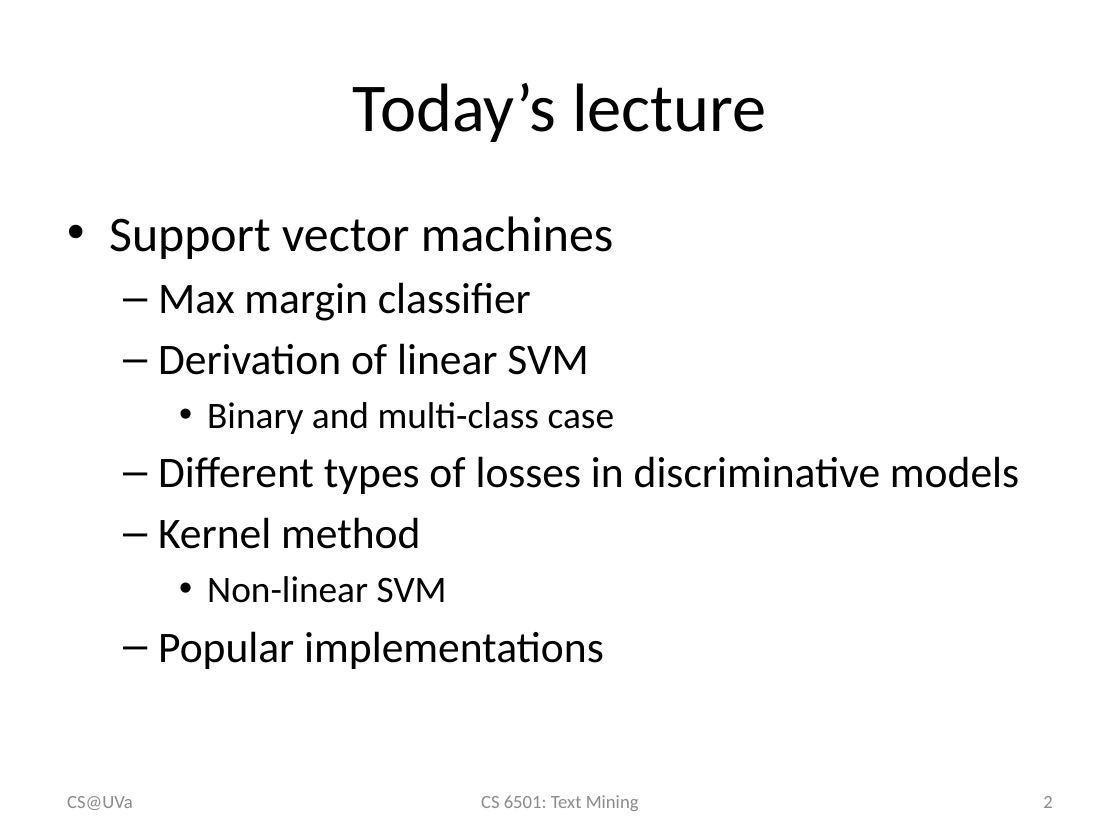
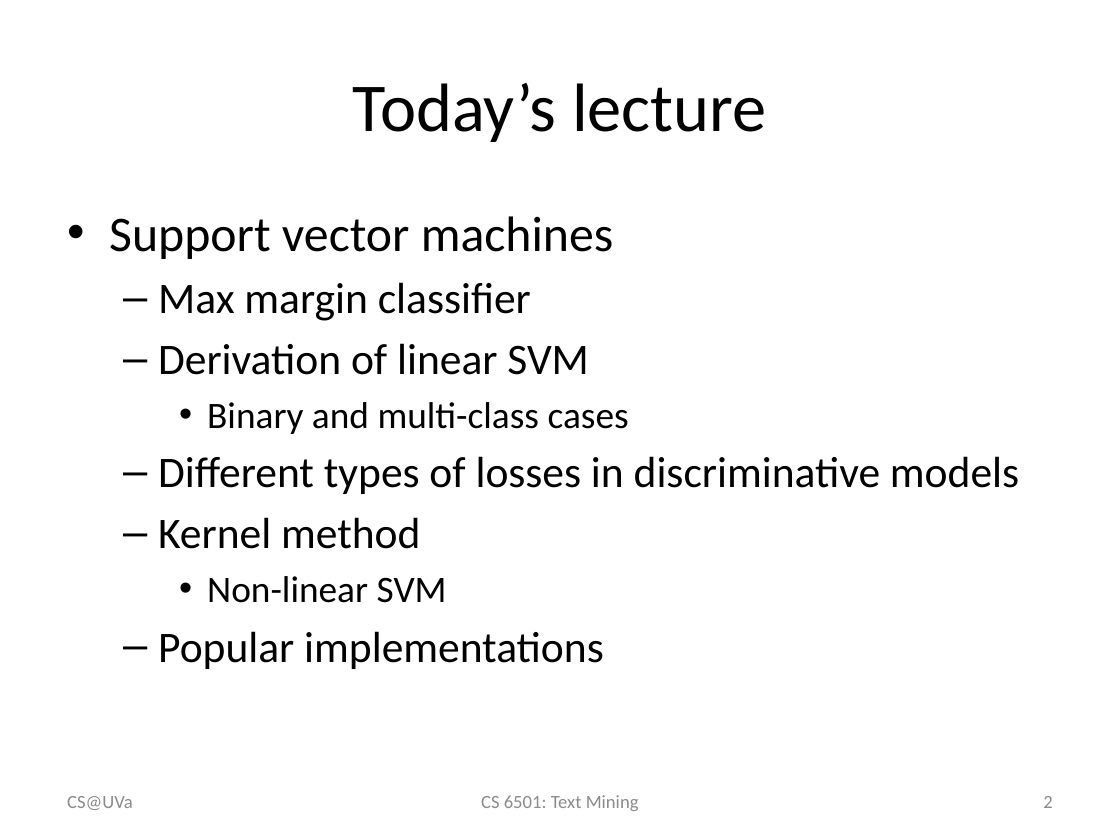
Before and after one commit to wang296/CS6501-Text-Mining, a slide deck: slide 2 of docs/svm.pptx. Drawn at 1120x840 pixels with LibreOffice and Linux fonts; fonts in the diff are those of the drawing. Boxes give left, top, right and bottom in pixels: in the first picture for what was removed or moved away, otherwise in the second. Text is boxed around its words. In the diff, an @@ line names an element or a change of style, - is before the commit and + after.

```diff
--- a/docs/svm.pptx
+++ b/docs/svm.pptx
@@ text at [207,402,629,434]: text changed @@
-    • Binary and multi-class case
+    • Binary and multi-class cases
```
Also in this commit, not shown: 2 other files.
